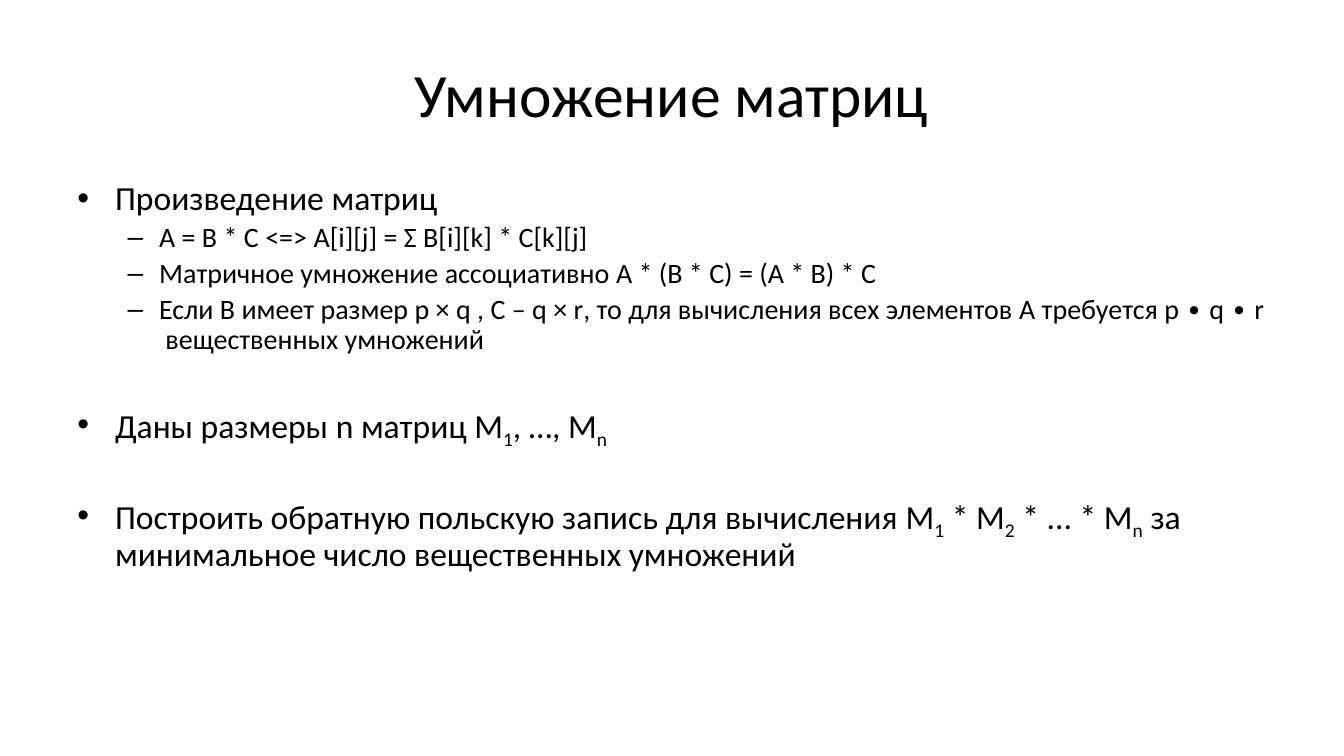
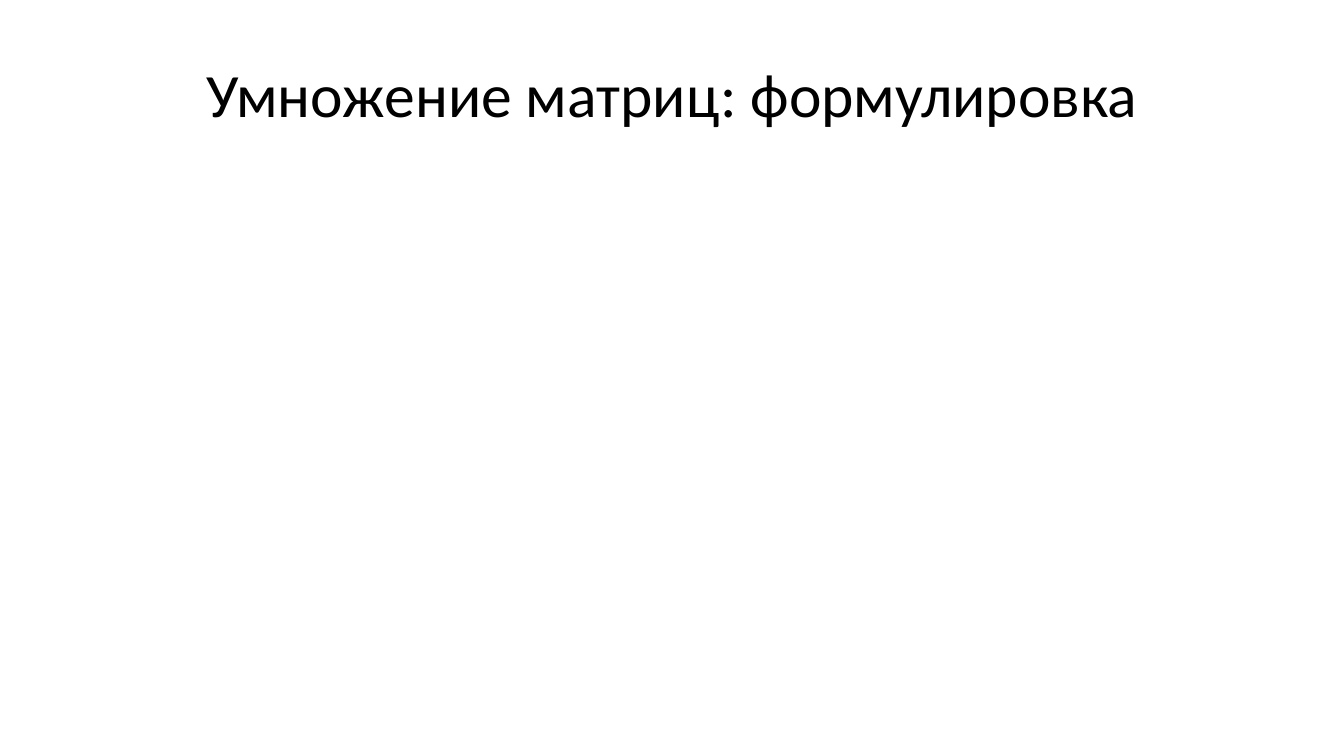
Before and after one commit to Evgueni-Petrov-aka-espetrov/Algorithms-and-Programming-in-C-pptx, a slide deck: slide 105 of 21 Динамическое программирование.pptx (slide 39 before the commit). Drawn at 1344x756 pixels with LibreOffice and Linux fonts; fonts in the diff are those of the drawing. Boxes give left, top, right and bottom in pixels: in the first picture for what was removed or moved away, otherwise in the second. Text is boxed around its words. In the diff, an @@ line names an element or a change of style, - is before the commit and + after.

Commit message:
исправил умножение матриц и добавил прямой и обраный ход; добавил связь с поиском с возвратом; разбил на слои

```diff
--- a/21 Динамическое программирование.pptx
+++ b/21 Динамическое программирование.pptx
@@ title at (x1=206, y1=75, x2=1138, y2=127): text changed @@
-Умножение матриц
+Умножение матриц: формулировка
@@ text removed at (x1=115, y1=188, x2=1264, y2=572) @@
-• Произведение матриц
-  – A = B * C <=> A[i][j] = Σ B[i][k] * C[k][j]
-  – Матричное умножение ассоциативно A * (B * C) = (A * B) * C
-  – Если B имеет размер р × q , C – q × r, то для вычисления всех элементов A требуется p ∙ q ∙ r вещественных умножений
-• Даны размеры n матриц M1, …, Mn
-• Построить обратную польскую запись для вычисления M1 * M2 * ... * Mn за минимальное число вещественных умножений
```
Also in this commit, not shown: 16 other slides changed, 105 slides added, 1 slide removed.
